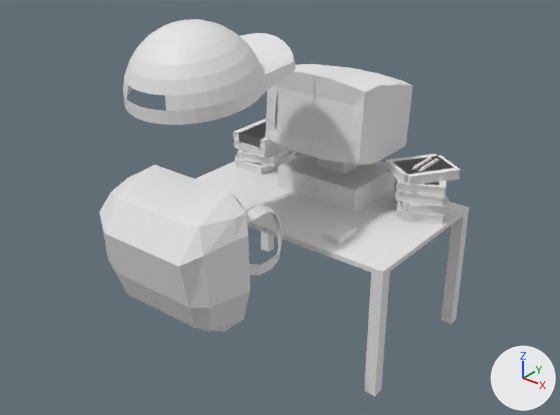
What one commit did to the Blender file Alexander/Nerdassets v1.blend.
One viewpoint serves both versions: a 50 mm lens placed at (7.69, -9.87, 9.14), pointed at (-0.44, 0.29, 2.84). Lighting does not change. The marker at lower right points along +X, +Y and +Z. The same objects are shown in both versions, whatever each file hides.

Names of what the first picture shows: 'Cube', 'Cube.001', 'Cube.002', 'Cube.005', 'backpack', 'backpack.001', "book'.000", "book'.001", "book'.002", "book'.003", "book'.008".
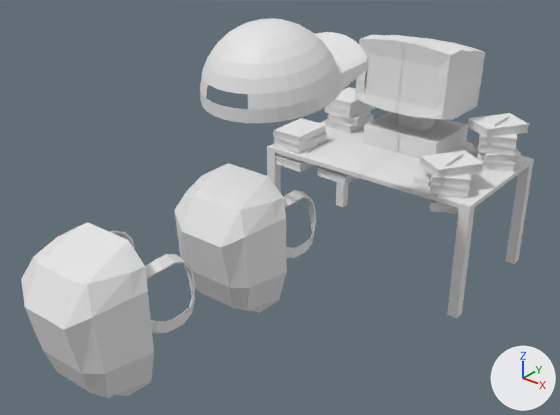
What differs and where, as boxes (x1, y1, x2, y2) in the pictures (560 x 415 px):
'backpack.001', moved: before (141, 178, 283, 332); after (21, 222, 195, 398)
'Cube', moved: before (265, 64, 413, 212); after (355, 35, 485, 158)
'Cube.002', moved: before (196, 156, 469, 396); after (267, 119, 534, 318)
'Cube.001', moved: before (123, 19, 296, 125); after (200, 18, 369, 123)
'backpack', moved: before (99, 165, 243, 310); after (174, 163, 316, 313)
"book'.008", moved: before (393, 155, 461, 225); after (468, 113, 529, 172)
"book'.001", moved: before (385, 154, 454, 219); after (420, 150, 484, 213)
"book'.002", moved: before (238, 122, 296, 174); after (325, 87, 375, 133)
"book'.000", moved: before (233, 119, 266, 165); after (273, 118, 327, 162)
'Cube.005', moved: before (324, 223, 357, 245); after (413, 170, 431, 187)
"book'.003", moved: before (235, 155, 293, 175); after (275, 156, 314, 172)

Edits to the bpy script that builds the scene:
```text
Change ob_cube_001:
    ob_cube_001.location: (-0.94, -1.31, 5.81) -> (-0.03, -0.51, 5.81)
Change ob_backpack:
    ob_backpack.location: (-0.94, -2.21, 2.95) -> (-0.03, -1.4, 2.95)
Change ob_book__002:
    ob_book__002.location: (-2.38, 2.3, 2.69) -> (-2.38, 5.47, 2.69)
Change ob_book__008:
    ob_book__008.location: (1.45, 2.29, 3.44) -> (1.45, 5.46, 3.44)
Change ob_cube:
    ob_cube.location: (-0.46, 1.92, 3.74) -> (-0.46, 5.09, 3.74)
Change ob_cube_002:
    ob_cube_002.location: (-0.46, 1.99, 1.59) -> (-0.46, 5.16, 1.59)
Change ob_cube_005:
    ob_cube_005.location: (0.58, 0.34, 2.93) -> (0.58, 3.51, 2.93)
Change ob_book__003:
    ob_book__003.location: (-2.4, 2.2, 2.66) -> (-2.4, 3.56, 2.31)
Change ob_book__001:
    ob_book__001.location: (1.31, 2.29, 3.44) -> (1.31, 3.65, 3.08)
Change ob_book__000:
    ob_book__000.location: (-2.51, 2.3, 2.69) -> (-2.51, 3.66, 2.33)
Change ob_backpack_001:
    ob_backpack_001.location: (-0.12, -2.21, 2.95) -> (-0.12, -4.26, 2.95)
```
